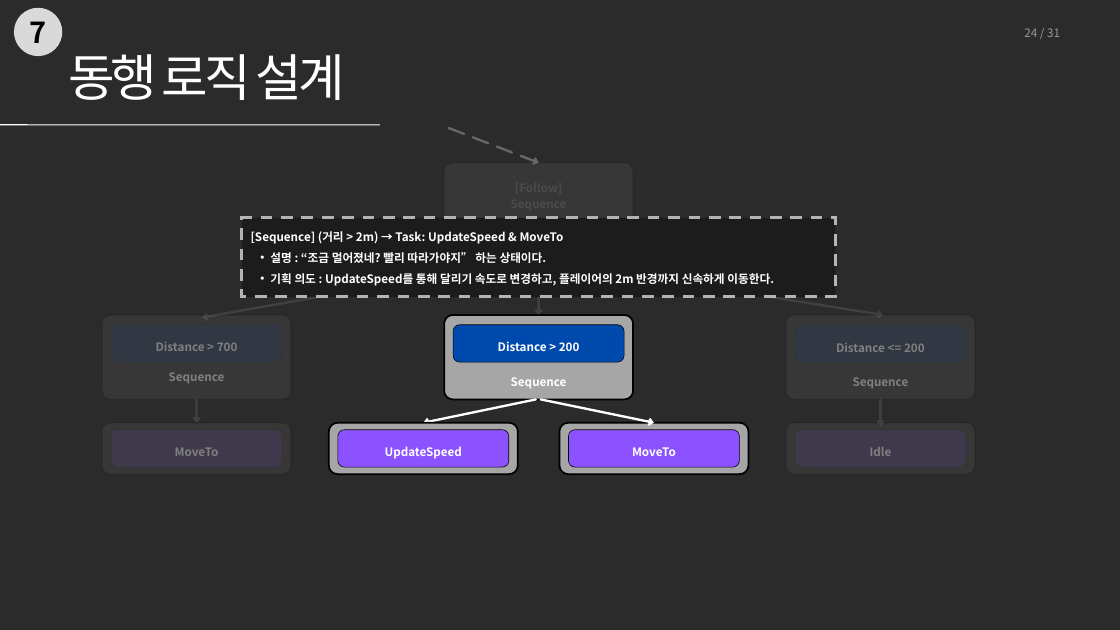
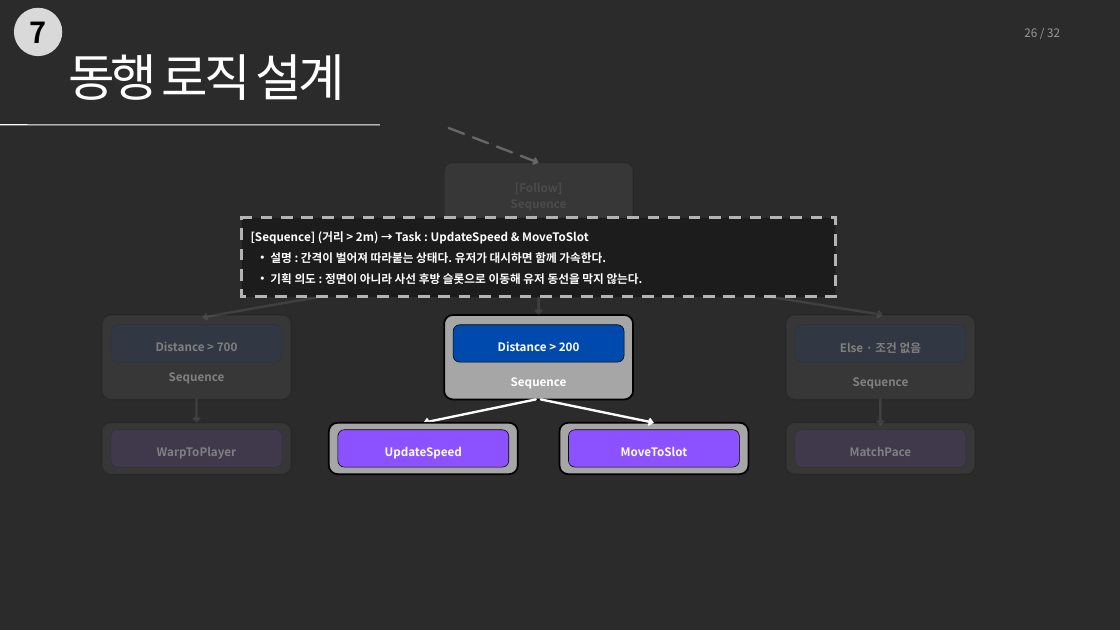
Before and after one commit to 0518tune/portfolio, a slide deck: slide 26 of files/수정본/동행자_BT설계.pptx (slide 24 before the commit). Drawn at 1120x630 pixels with LibreOffice and Linux fonts; fonts in the diff are those of the drawing; background and template pictures are left out; a plain dark background stands for a picture behind light text. Boxes give left, top, right and bottom in pixels: in the first picture for what was removed or moved away, otherwise in the second. Text is boxed around its words. In the diff, an @@ line names an element or a change of style, - is before the commit and + after.

```diff
--- a/files/수정본/동행자_BT설계.pptx
+++ b/files/수정본/동행자_BT설계.pptx
@@ text at (1024,28,1060,37): text changed @@
-24 / 31
+26 / 32
@@ text at (251,231,643,284): text changed @@
-[Sequence] (거리 > 2m) → Task: UpdateSpeed & MoveTo
-  • 설명 : “조금 멀어졌네? 빨리 따라가야지” 하는 상태이다.
-  • 기획 의도 : UpdateSpeed를 통해 달리기 속도로 변경하고, 플레이어의 2m 반경까지 신속하게 이동한다.
+[Sequence] (거리 > 2m) → Task : UpdateSpeed & MoveToSlot
+  • 설명 : 간격이 벌어져 따라붙는 상태다. 유저가 대시하면 함께 가속한다.
+  • 기획 의도 : 정면이 아니라 사선 후방 슬롯으로 이동해 유저 동선을 막지 않는다.
@@ text at (840,342,921,353): text changed @@
-Distance <= 200
+Else · 조건 없음
@@ text at (157,447,237,458): text changed @@
-MoveTo
+WarpToPlayer
@@ text at (621,446,688,456): text changed @@
-MoveTo
+MoveToSlot
@@ text at (850,447,912,456): text changed @@
-Idle
+MatchPace
```
Also in this commit, not shown: 28 other slides changed, 2 slides added, 1 slide removed, 6 other files.
